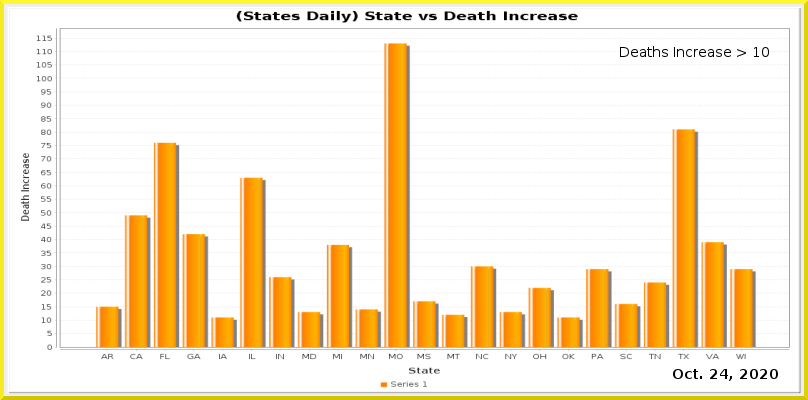
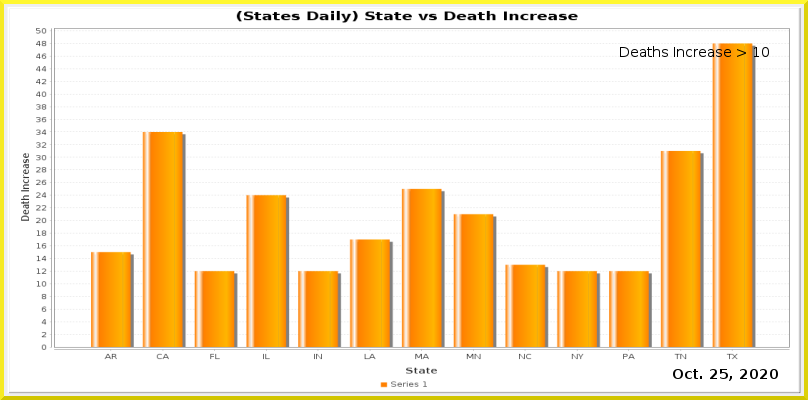
Layer changes from the first 808×400 image to the second:
painted on "Current Date" over [720, 369, 728, 379]
painted on "Date_vs_TestIncrease.png" over [36, 28, 789, 374]
